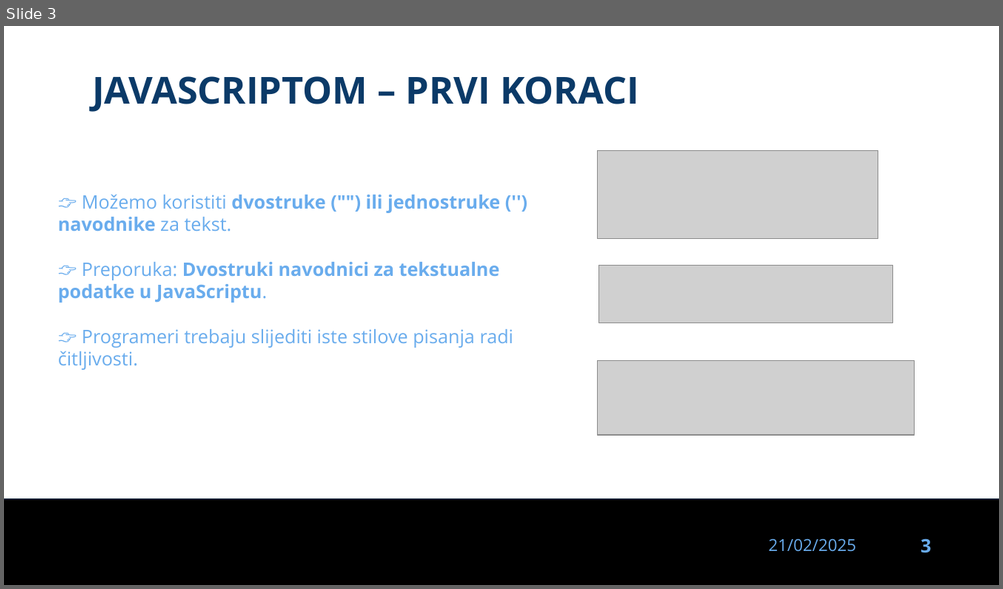
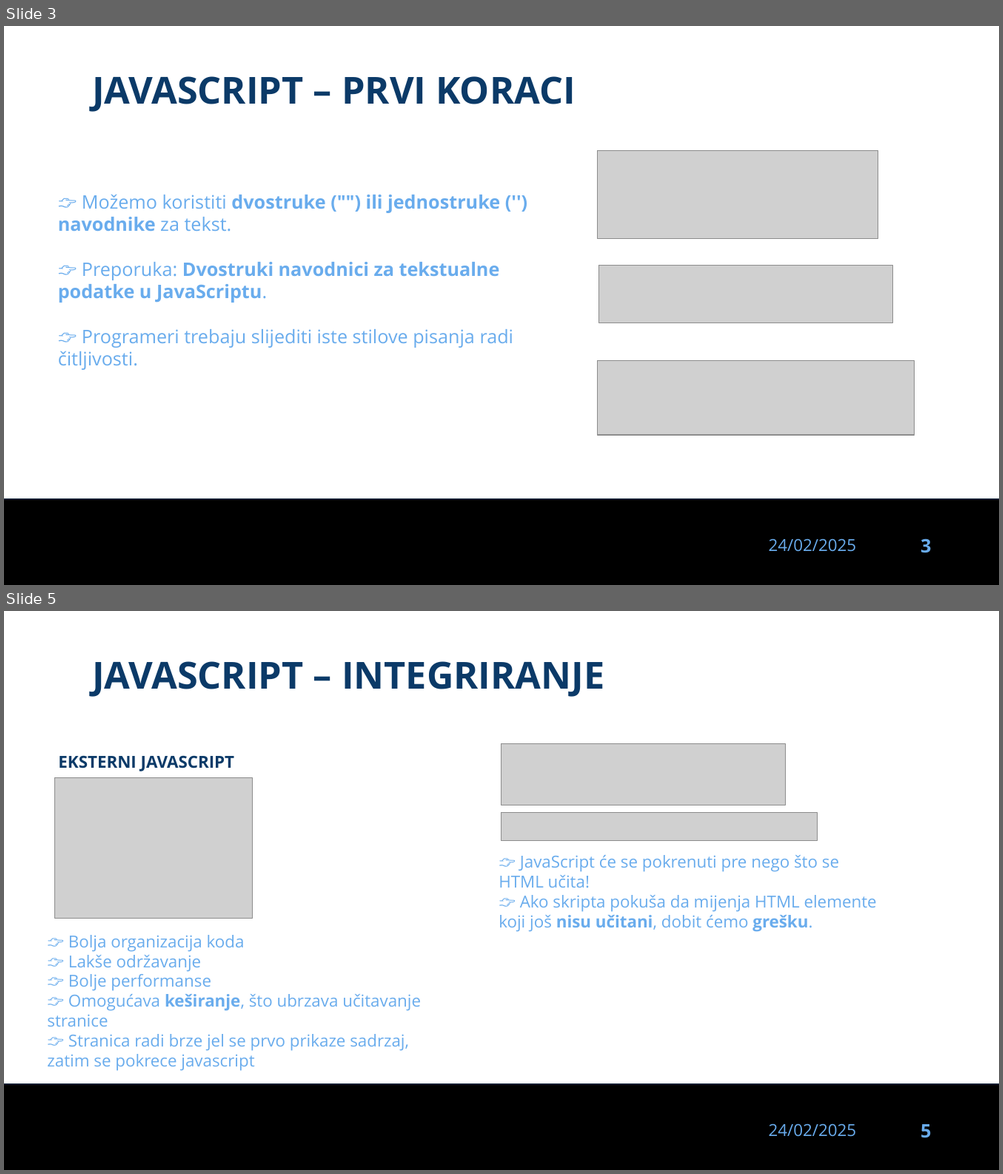
Before and after one commit to dinoDuvnjak/CTK, a slide deck: Bootcamp/javascript-uvod/javascript-uvod.pptx. Shown one above the other, each under a label of ours: slide 3 before the commit, slides 3 and 5 after it; the slides between them are not shown. The pictures are 1003x589 and 1003x1174 pixels, drawn with LibreOffice and Linux fonts; fonts in the diff are those of the drawing; grey boxes stand for pictures; background and template pictures are left out. Boxes give left, top, right and bottom in pixels: in the first picture for what was removed or moved away, otherwise in the second. Text is boxed around its words. In the diff, an @@ line names an element or a change of style, - is before the commit and + after.

Commit message:
Javascript gotov

```diff
--- a/Bootcamp/javascript-uvod/javascript-uvod.pptx
+++ b/Bootcamp/javascript-uvod/javascript-uvod.pptx
@@ slide 5 added at (4,611,999,1170), background #FFFFFF; not listed: 3 template elements that a slide beside it also shows @@
@@ text added at (92,661,604,697), 36 pt, text #0B3A68, bold @@
+JAVASCRIPT – INTEGRIRANJE
@@ picture added at (502,743,785,805) @@
@@ text added at (58,755,235,772), 16 pt, text #0B3A68, bold @@
+EKSTERNI JAVASCRIPT
@@ picture added at (55,778,252,918) @@
@@ picture added at (502,812,817,842) @@
@@ text added at (498,855,876,931), 16 pt, text #69ACED @@
+👉 JavaScript će se pokrenuti pre nego što se HTML učita!
+👉 Ako skripta pokuša da mijenja HTML elemente koji još nisu učitani, dobit ćemo grešku.
@@ text added at (47,935,421,1071), 16 pt, text #69ACED @@
+👉 Bolja organizacija koda
+👉 Lakše održavanje
+👉 Bolje performanse
+👉 Omogućava keširanje, što ubrzava učitavanje stranice
+👉 Stranica radi brze jel se prvo prikaze sadrzaj, zatim se pokrece javascript
@@ slide 3 changed as well @@
@@ text at (92,76,575,112): text changed @@
-JAVASCRIPTOM – PRVI KORACI
+JAVASCRIPT – PRVI KORACI
@@ text at (768,539,856,552): text changed @@
-21/02/2025
+24/02/2025
```
Also in this commit, not shown: 3 other slides changed, 30 other slides added, 39 slides removed, 6 other files.
